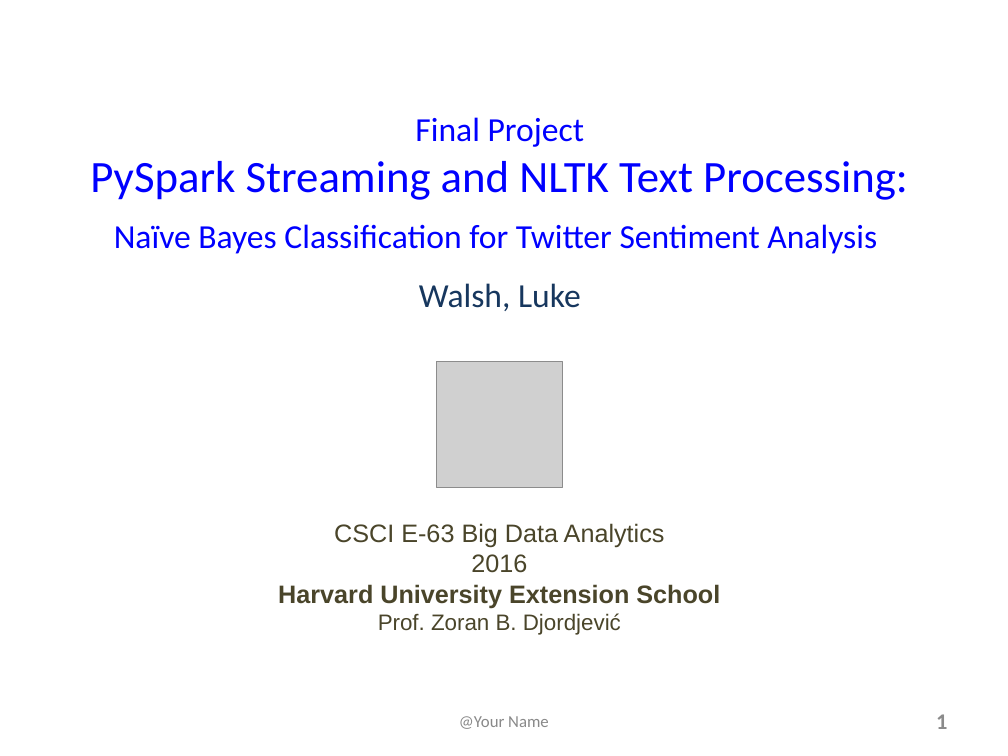
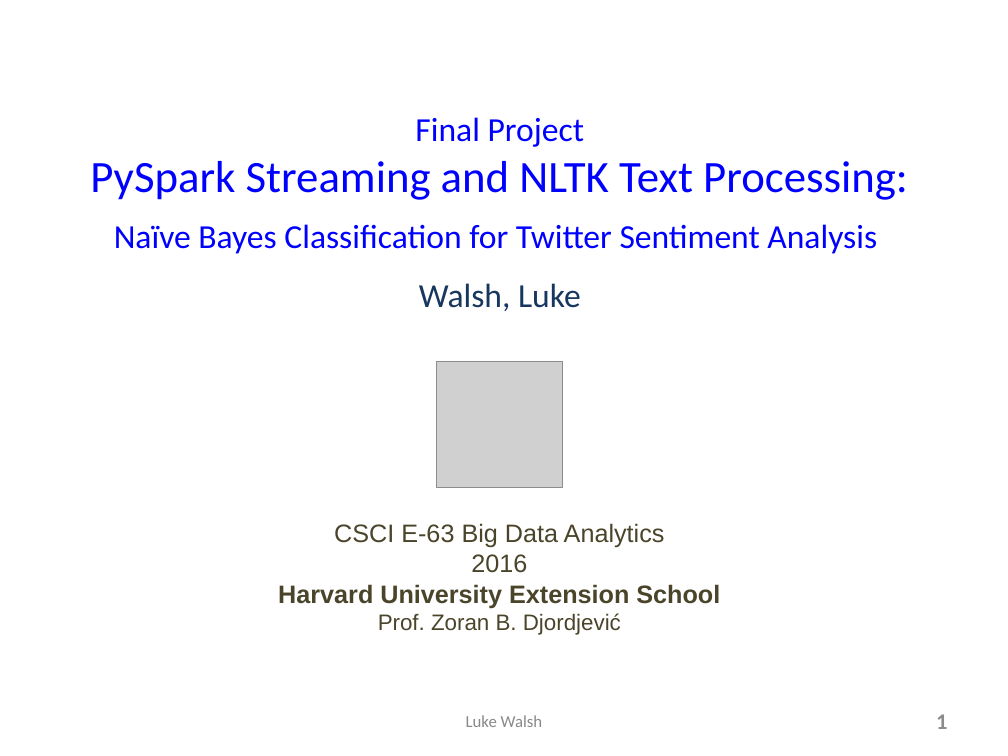
Before and after one commit to lukewalshct/Twitter_Sentiment, a slide deck: slide 1 of LWalsh_FinalProjectSlides.pptx. Drawn at 1008x756 pixels with LibreOffice and Linux fonts; fonts in the diff are those of the drawing; grey boxes stand for pictures. Boxes give left, top, right and bottom in pixels: in the first picture for what was removed or moved away, otherwise in the second. Text is boxed around its words. In the diff, an @@ line names an element or a change of style, - is before the commit and + after.

```diff
--- a/LWalsh_FinalProjectSlides.pptx
+++ b/LWalsh_FinalProjectSlides.pptx
@@ text at (x1=466, y1=715, x2=543, y2=727): text changed @@
-@Your Name
+Luke Walsh
```
Also in this commit, not shown: 2 other slides changed, 9 slides added, 2 other files.
